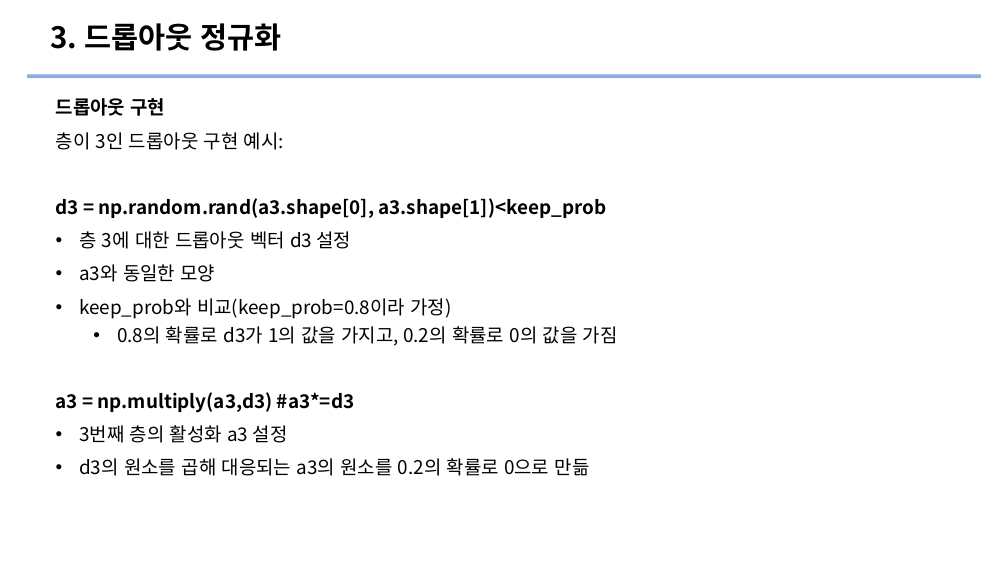
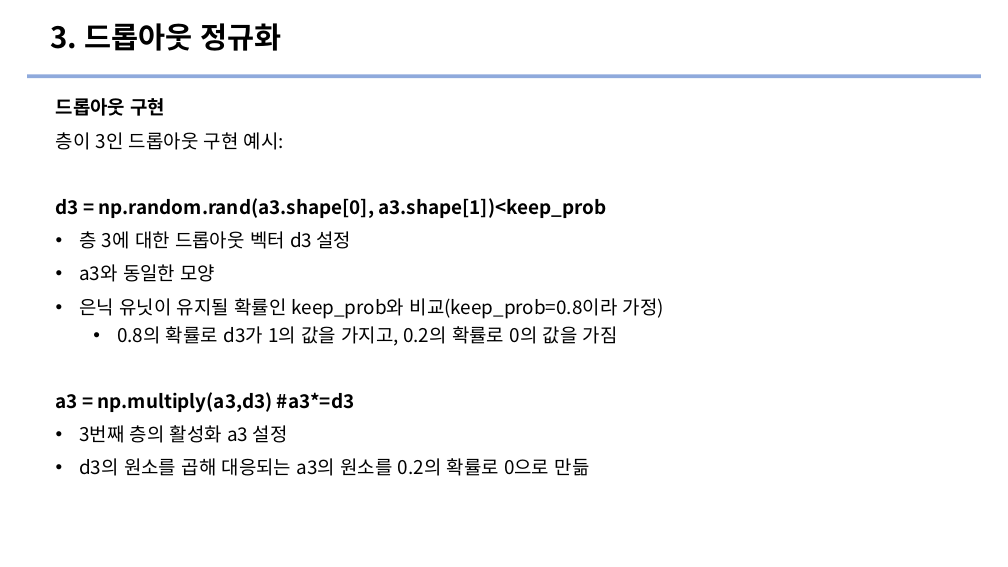
Before and after one commit to Ewha-Euron/5th-Mid-DL, a slide deck: slide 14 of [8주차] 신경망 네트워크의 정규화 발표자료.pptx. Drawn at 1008x567 pixels with LibreOffice and Linux fonts; fonts in the diff are those of the drawing. Boxes give left, top, right and bottom in pixels: in the first picture for what was removed or moved away, otherwise in the second. Text is boxed around its words. In the diff, an @@ line names an element or a change of style, - is before the commit and + after.

Commit message:
[8주차] 신경망 네트워크의 정규화 발표자료 수정본

```diff
--- a/[8주차] 신경망 네트워크의 정규화 발표자료.pptx
+++ b/[8주차] 신경망 네트워크의 정규화 발표자료.pptx
@@ subtitle at [79, 298, 664, 319]: text changed @@
-• keep_prob와 비교(keep_prob=0.8이라 가정)
+• 은닉 유닛이 유지될 확률인 keep_prob와 비교(keep_prob=0.8이라 가정)
```
Also in this commit, not shown: 5 other slides changed, 7 slides added.
